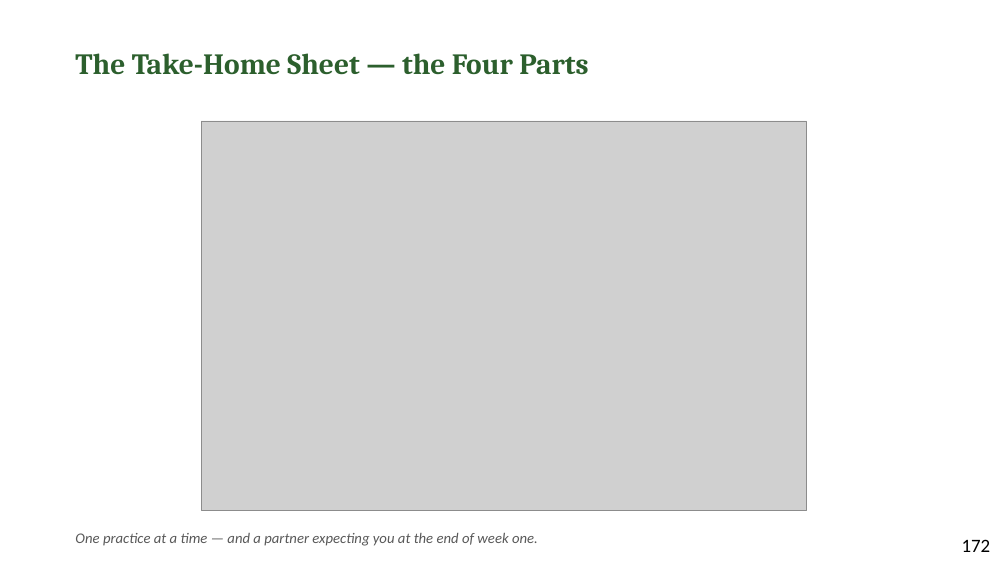
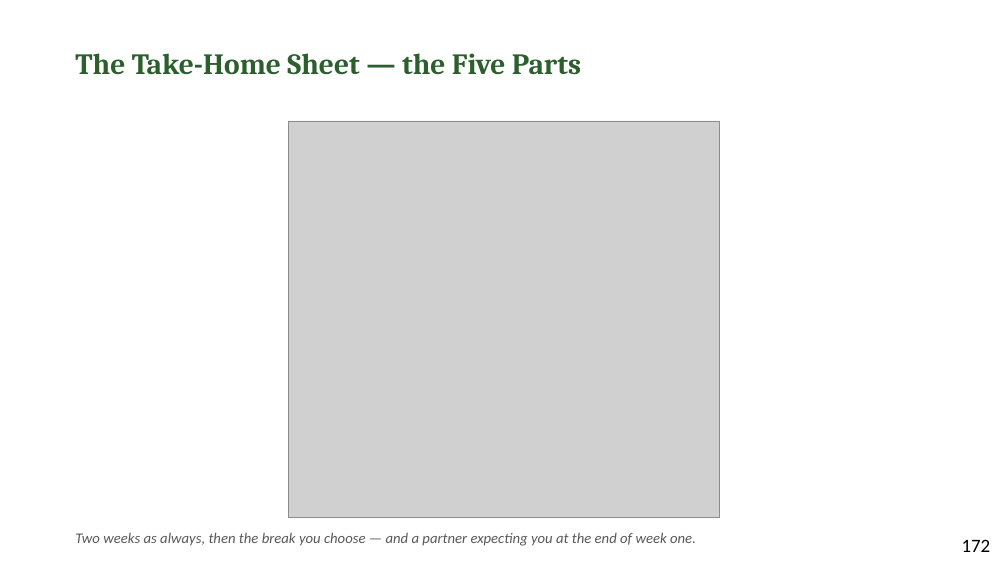
Before and after one commit to jgtittle-ministries/fellowship-of-the-heart-pilot-at-cca-dev, a slide deck: slide 15 of _implementation-notes/evening-series/FotH Evening Session 11 Slides DRAFT v1.pptx. Drawn at 1008x567 pixels with LibreOffice and Linux fonts; fonts in the diff are those of the drawing; grey boxes stand for pictures. Boxes give left, top, right and bottom in pixels: in the first picture for what was removed or moved away, otherwise in the second. Text is boxed around its words. In the diff, an @@ line names an element or a change of style, - is before the commit and + after.

```diff
--- a/_implementation-notes/evening-series/FotH Evening Session 11 Slides DRAFT v1.pptx
+++ b/_implementation-notes/evening-series/FotH Evening Session 11 Slides DRAFT v1.pptx
@@ text at (x1=75, y1=53, x2=581, y2=75): text changed @@
-The Take-Home Sheet — the Four Parts
+The Take-Home Sheet — the Five Parts
@@ picture resized from (x1=201, y1=121, x2=807, y2=510) to (x1=288, y1=121, x2=720, y2=518) @@
@@ text at (x1=75, y1=533, x2=696, y2=546): text changed @@
-One practice at a time — and a partner expecting you at the end of week one.
+Two weeks as always, then the break you choose — and a partner expecting you at the end of week one.
```
Also in this commit, not shown: 6 other slides changed, 9 other files.
